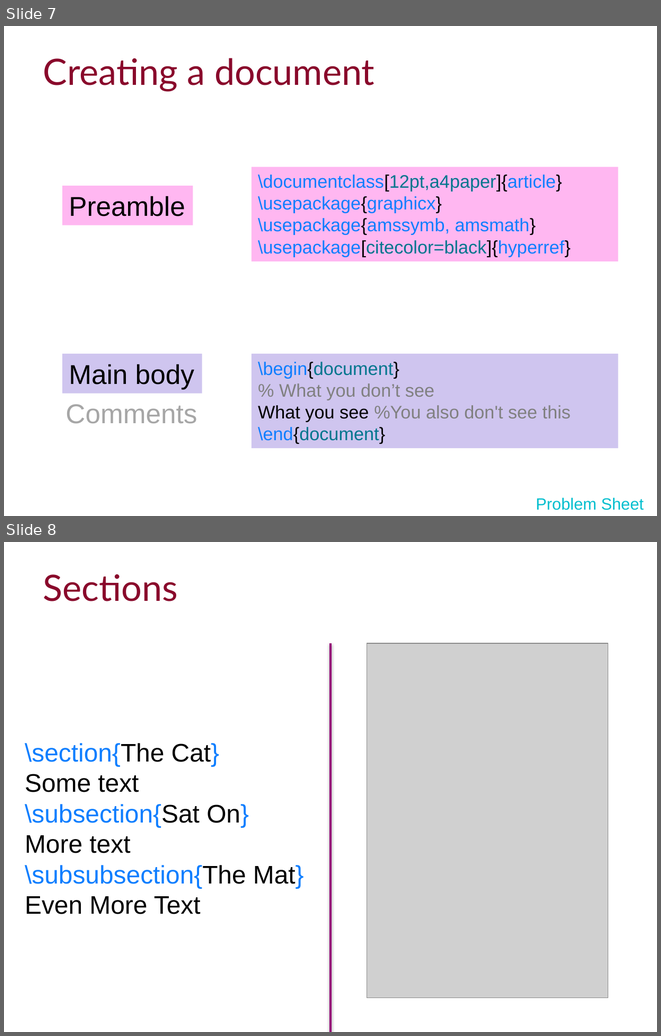
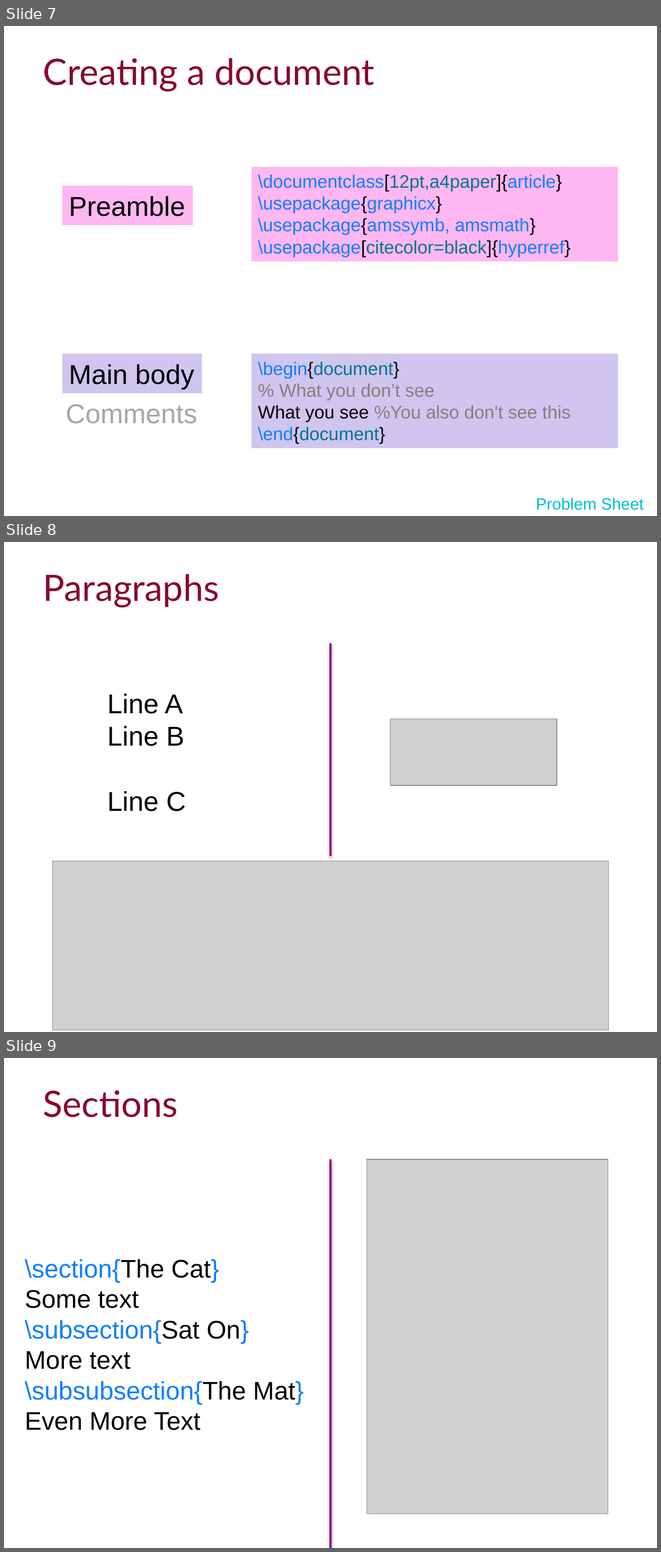
Before and after one commit to ImperialCollegeLondon/RCDS-introduction-to-latex, a slide deck: Intro to Latex Slides.pptx. Shown one above the other, each under a label of ours: slides 7 and 8 before the commit, slides 7, 8 and 9 after it. The pictures are 661x1036 and 661x1552 pixels, drawn with LibreOffice and Linux fonts; fonts in the diff are those of the drawing; grey boxes stand for pictures; background and template pictures are left out. Boxes give left, top, right and bottom in pixels: in the first picture for what was removed or moved away, otherwise in the second. Text is boxed around its words. In the diff, an @@ line names an element or a change of style, - is before the commit and + after.

Commit message:
Updated paragraphs section

```diff
--- a/Intro to Latex Slides.pptx
+++ b/Intro to Latex Slides.pptx
@@ slide 8 added at bbox=[4, 542, 657, 1032], background #FFFFFF @@
@@ title added at bbox=[43, 574, 219, 608], 40 pt, text #89092B @@
+Paragraphs
@@ line added from (330, 643) to (330, 856), #960078 2 pt @@
@@ text added at bbox=[107, 693, 186, 811], 30 pt, text #000000 @@
+Line A
+Line B
+Line C
@@ picture added at bbox=[390, 719, 557, 786] @@
@@ picture added at bbox=[52, 861, 608, 1030] @@
@@ what was slide 8 is now slide 9 @@
```
Also in this commit, not shown: 2 slides changed.
